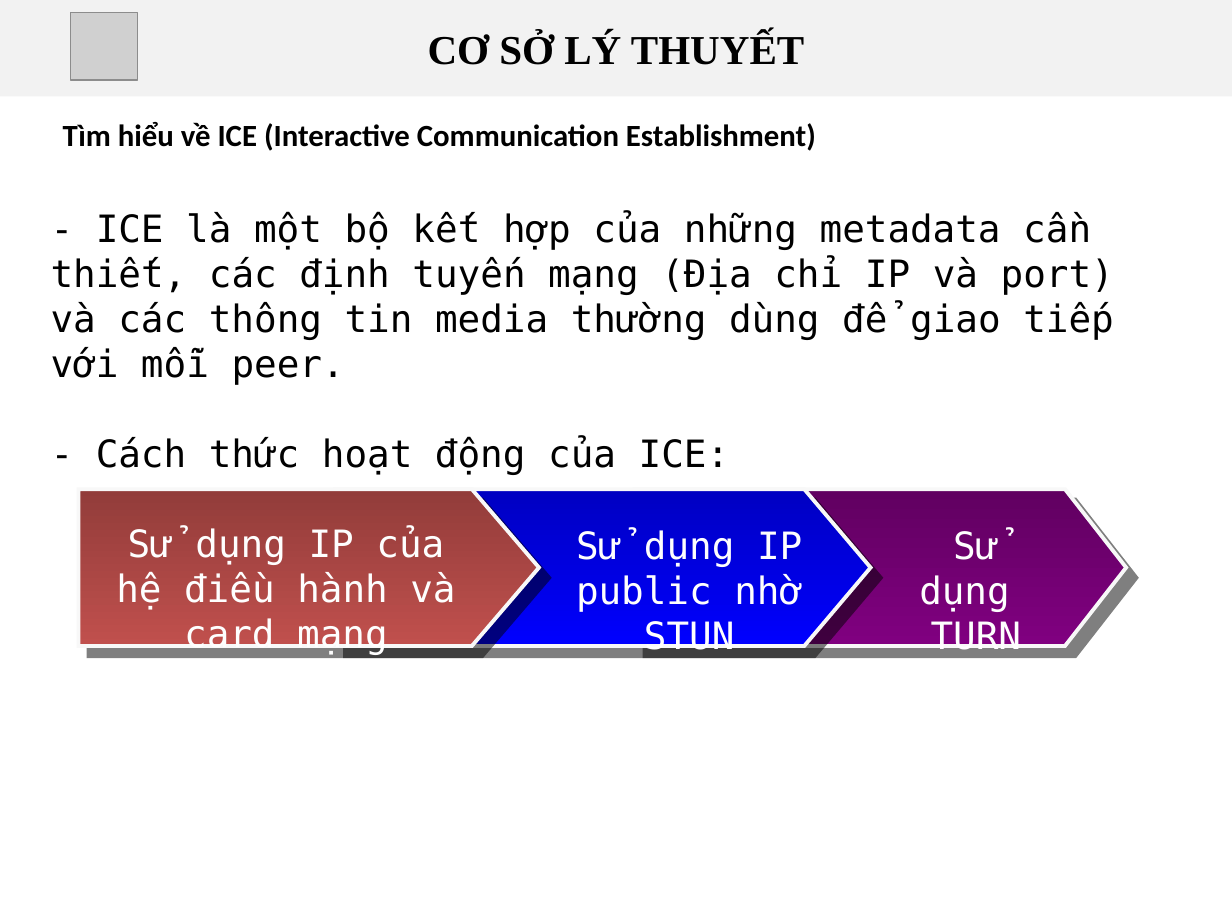
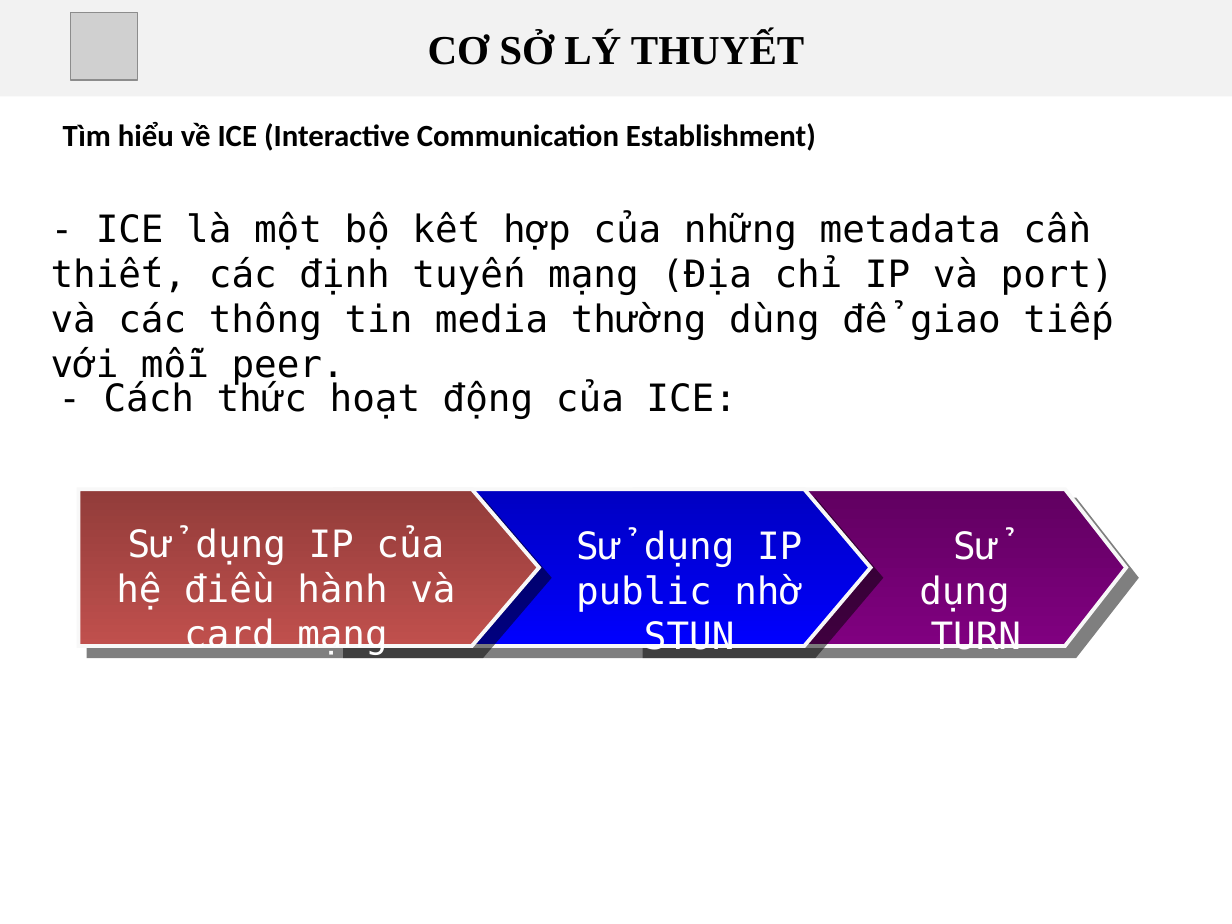
Before and after one commit to tinhphandotco/webrtc, a slide deck: slide 9 of baocao/BaoCao_DATN_TranThongThanhLuan.pptx. Drawn at 1232x924 pixels with LibreOffice and Linux fonts; fonts in the diff are those of the drawing; grey boxes stand for pictures; background and template pictures are left out. Boxes give left, top, right and bottom in pixels: in the first picture for what was removed or moved away, otherwise in the second. Text is boxed around its words. In the diff, an @@ line names an element or a change of style, - is before the commit and + after.

```diff
--- a/baocao/BaoCao_DATN_TranThongThanhLuan.pptx
+++ b/baocao/BaoCao_DATN_TranThongThanhLuan.pptx
@@ text added at bbox=[104, 380, 736, 419], 22 pt, text #000000 @@
+- Cách thức hoạt động của ICE:
@@ text at bbox=[96, 437, 729, 475]: paragraph removed @@
-- Cách thức hoạt động của ICE:
```
Also in this commit, not shown: 5 other slides changed, 3 other files.
